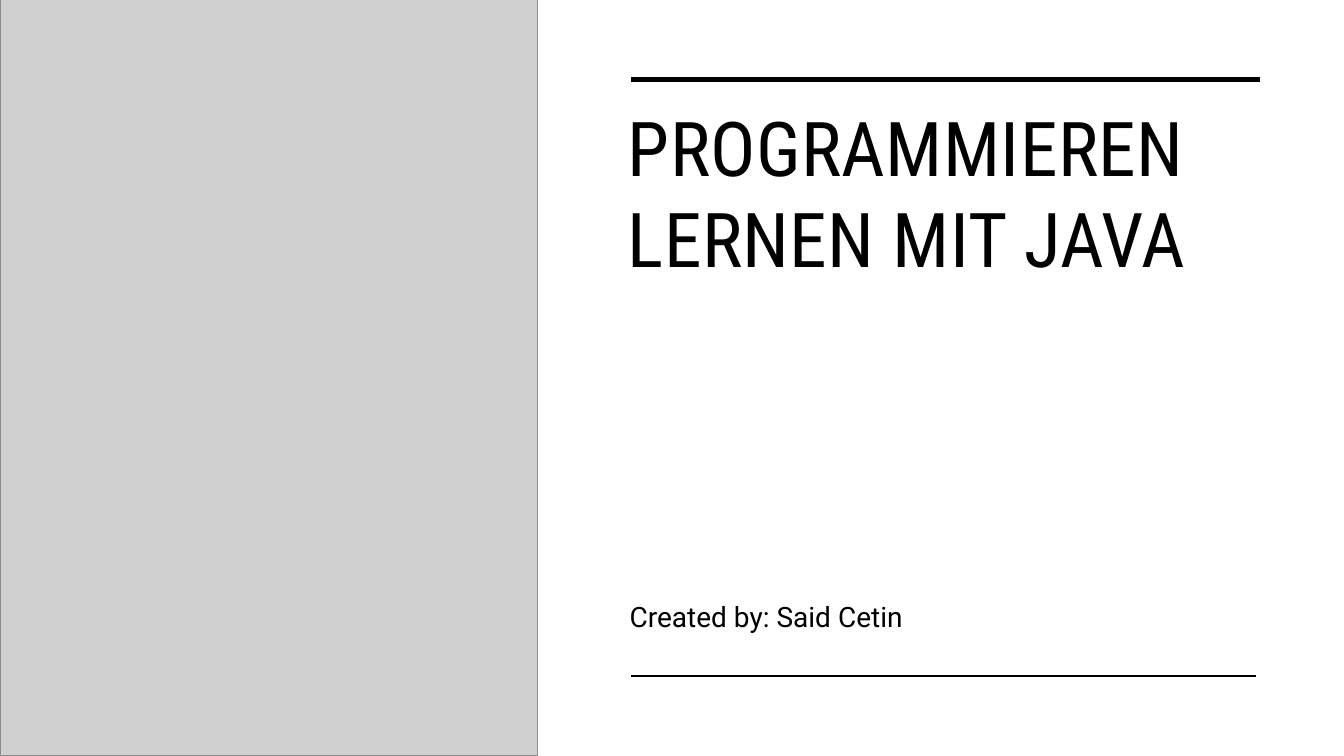
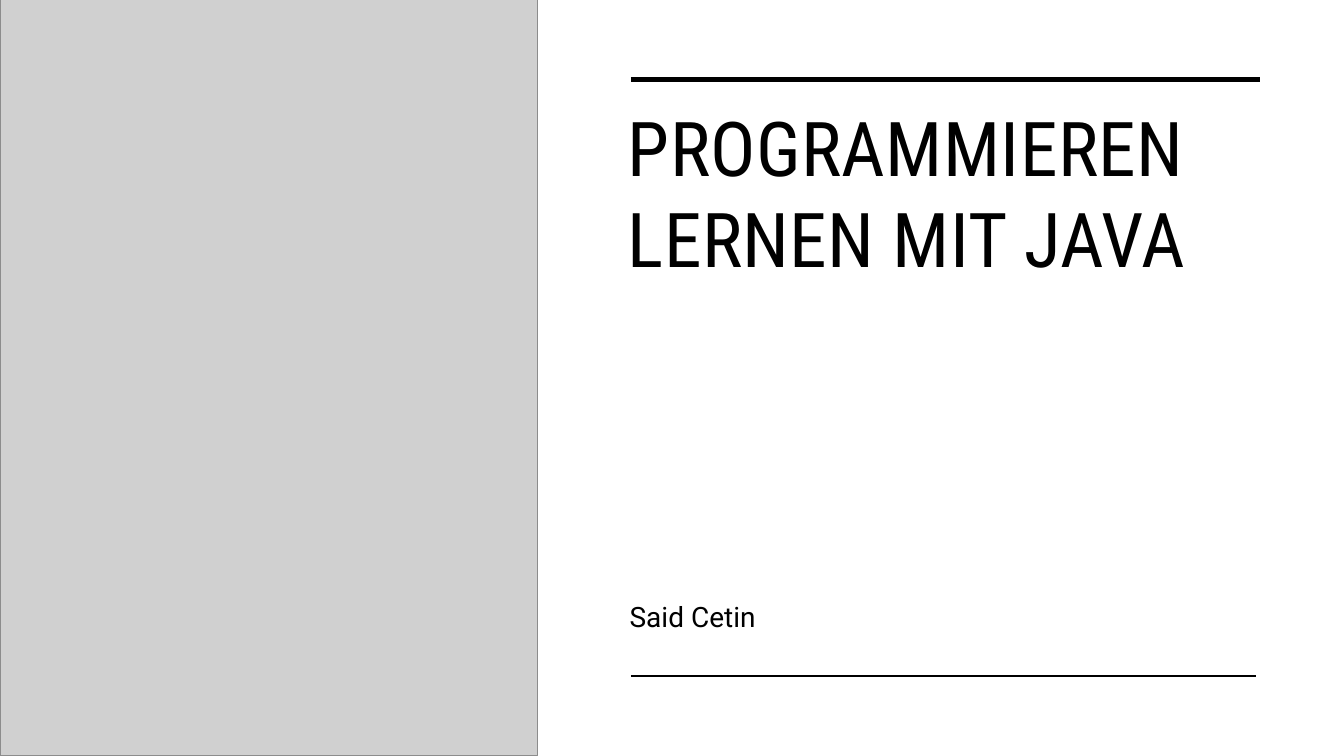
Before and after one commit to kurs-prog/java-kurs-template, a slide deck: slide 1 of kap1/docs/pptx/Programmieren lernen mit Java kap.1.pptx. Drawn at 1344x756 pixels with LibreOffice and Linux fonts; fonts in the diff are those of the drawing; grey boxes stand for pictures. Boxes give left, top, right and bottom in pixels: in the first picture for what was removed or moved away, otherwise in the second. Text is boxed around its words. In the diff, an @@ line names an element or a change of style, - is before the commit and + after.

```diff
--- a/kap1/docs/pptx/Programmieren lernen mit Java kap.1.pptx
+++ b/kap1/docs/pptx/Programmieren lernen mit Java kap.1.pptx
@@ subtitle at bbox=[630, 606, 756, 628]: text changed @@
-Created by: Said Cetin
+Said Cetin
```
Also in this commit, not shown: 1 other slide changed, 2 other files.
